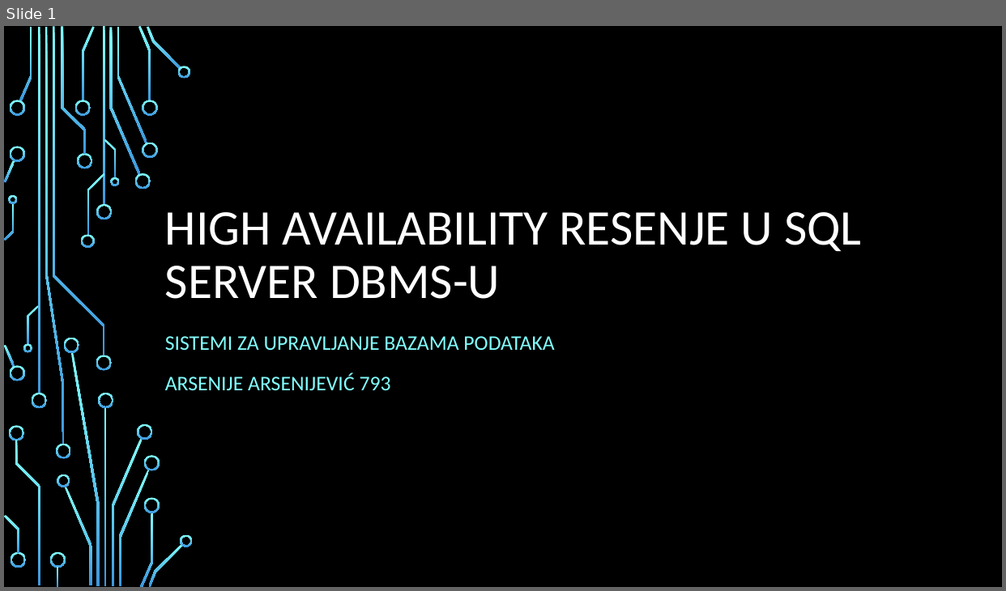
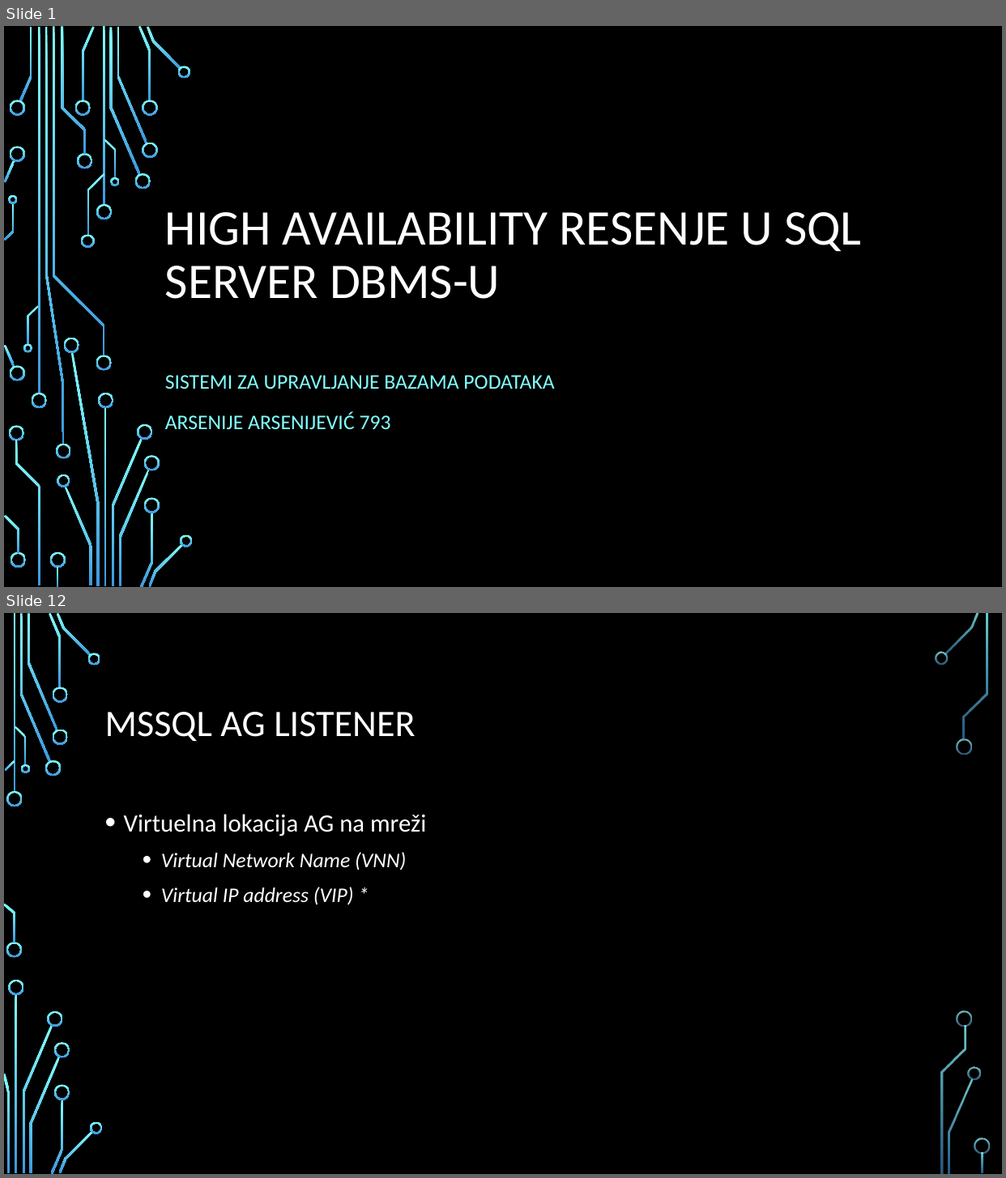
Before and after one commit to ArxyaArsa/master-dbms, a slide deck: Seminarski 3/3. High-Availability sistem u SQL Server DBMS-u.pptx. Shown one above the other, each under a label of ours: slide 1 before the commit, slides 1 and 12 after it; the slides between them are not shown. The pictures are 1006x591 and 1006x1178 pixels, drawn with LibreOffice and Linux fonts; fonts in the diff are those of the drawing; background and template pictures are left out. Boxes give left, top, right and bottom in pixels: in the first picture for what was removed or moved away, otherwise in the second. Text is boxed around its words. In the diff, an @@ line names an element or a change of style, - is before the commit and + after.

```diff
--- a/Seminarski 3/3. High-Availability sistem u SQL Server DBMS-u.pptx
+++ b/Seminarski 3/3. High-Availability sistem u SQL Server DBMS-u.pptx
@@ slide 12 added at box(4, 613, 1002, 1174), background picture (left out) @@
@@ title added at box(105, 712, 415, 741), 36 pt, text #FFFFFF @@
+MSSQL AG LISTENER
@@ text added at box(124, 814, 426, 905), 20 pt, text #FFFFFF, italic @@
+• Virtuelna lokacija AG na mreži
+  • Virtual Network Name (VNN)
+  • Virtual IP address (VIP) *
@@ group added at box(4, 613, 990, 1174): 33 freeform shapes, 3 rectangles @@
@@ slide 1 changed as well @@
@@ subtitle "SISTEMI ZA UPRAVLJANJE BAZAMA PODATAKA": place and size @@
-subtitle "SISTEMI ZA UPRAVLJANJE BAZAMA PODATAKA" at box(165, 336, 554, 390)
+subtitle "SISTEMI ZA UPRAVLJANJE BAZAMA PODATAKA" at box(165, 375, 554, 429)
```
Also in this commit, not shown: 14 other slides added, 1 other file.
